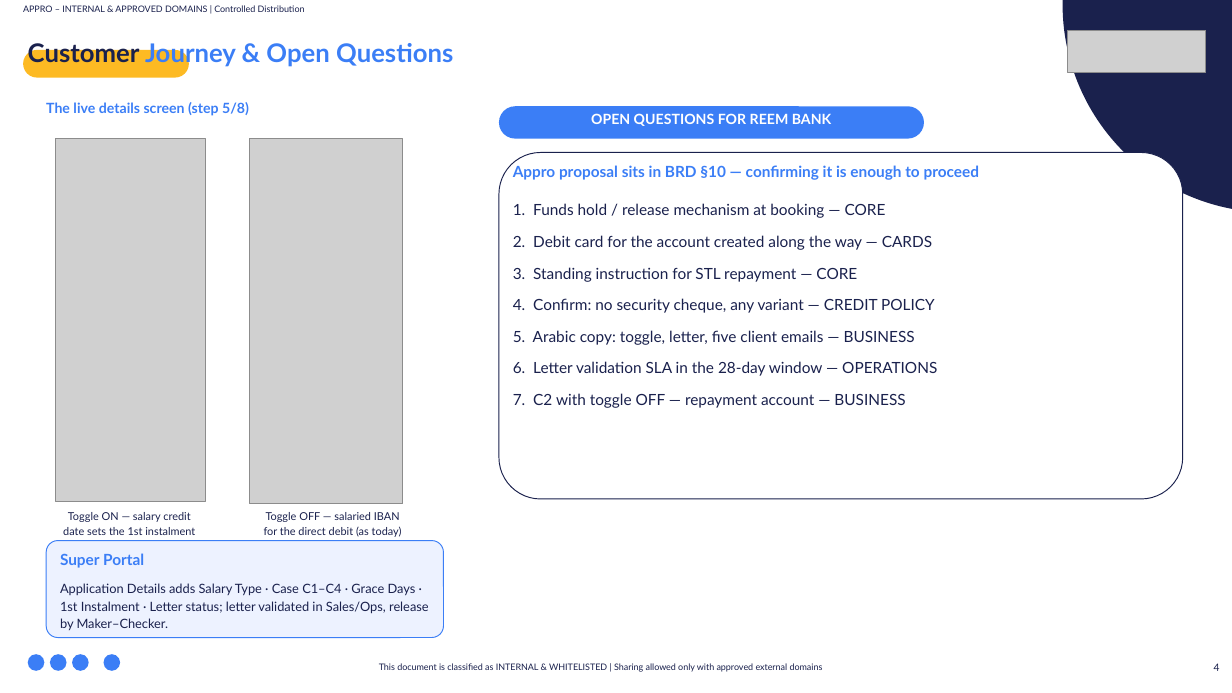
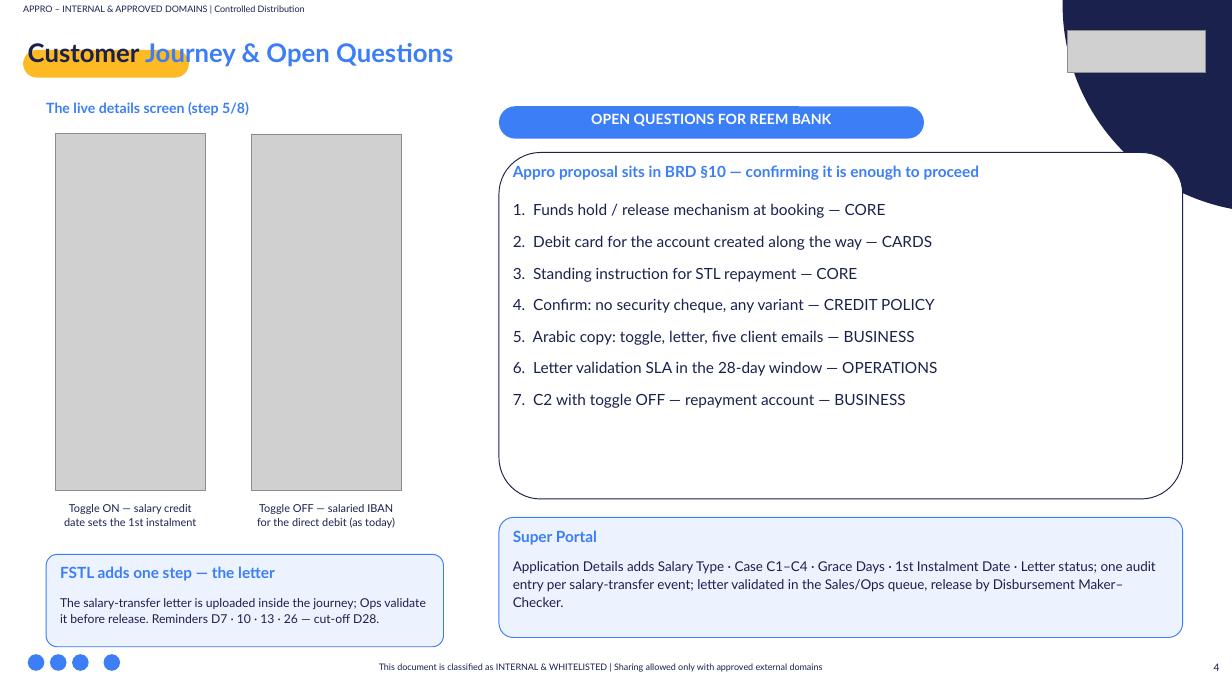
Before and after one commit to Appro-ae/Market-Place, a slide deck: slide 4 of docs/slides/stl_deck/Appro_RF_Salary_Transfer_Deck_V1.0.pptx. Drawn at 1232x693 pixels with LibreOffice and Linux fonts; fonts in the diff are those of the drawing; grey boxes stand for pictures. Boxes give left, top, right and bottom in pixels: in the first picture for what was removed or moved away, otherwise in the second. Text is boxed around its words. In the diff, an @@ line names an element or a change of style, - is before the commit and + after.

```diff
--- a/docs/slides/stl_deck/Appro_RF_Salary_Transfer_Deck_V1.0.pptx
+++ b/docs/slides/stl_deck/Appro_RF_Salary_Transfer_Deck_V1.0.pptx
@@ picture: place and size @@
-picture at (55,139,205,502)
+picture at (55,134,205,491)
@@ picture: place and size @@
-picture at (250,139,403,504)
+picture at (251,134,401,491)
@@ text "Toggle ON — salary credit": place and size @@
-text "Toggle ON — salary credit" at (63,512,195,535)
+text "Toggle ON — salary credit" at (64,504,196,526)
@@ text "Toggle OFF — salaried IBAN": place and size @@
-text "Toggle OFF — salaried IBAN" at (264,512,402,537)
+text "Toggle OFF — salaried IBAN" at (257,504,395,528)
@@ rounded rectangle added at (499,518,1183,638), fill #EDF2FF, outline #3B7EF6 0.75 pt @@
@@ text "Super Portal": place and size @@
-text "Super Portal" at (60,553,144,568)
+text "Super Portal" at (513,530,597,545)
@@ rounded rectangle: place and size @@
-rounded rectangle at (46,541,444,638)
+rounded rectangle at (46,555,444,647)
@@ text added at (60,566,275,581), 12 pt, text #3B7EF6, bold @@
+FSTL adds one step — the letter
@@ text added at (513,561,1156,607), 10.5 pt, text #1A214D @@
+Application Details adds Salary Type · Case C1–C4 · Grace Days · 1st Instalment Date · Letter status; one audit entry per salary-transfer event; letter validated in the Sales/Ops queue, release by Disbursement Maker–Checker.
@@ text at (60,598,426,623): text changed; size 10 to 9.5 pt @@
-Application Details adds Salary Type · Case C1–C4 · Grace Days · 1st Instalment · Letter status; letter validated in Sales/Ops, release by Maker–Checker.
+The salary-transfer letter is uploaded inside the journey; Ops validate it before release. Reminders D7 · 10 · 13 · 26 — cut-off D28.
```
Also in this commit, not shown: 1 other slide changed, 3 slides added, 5 other files.
